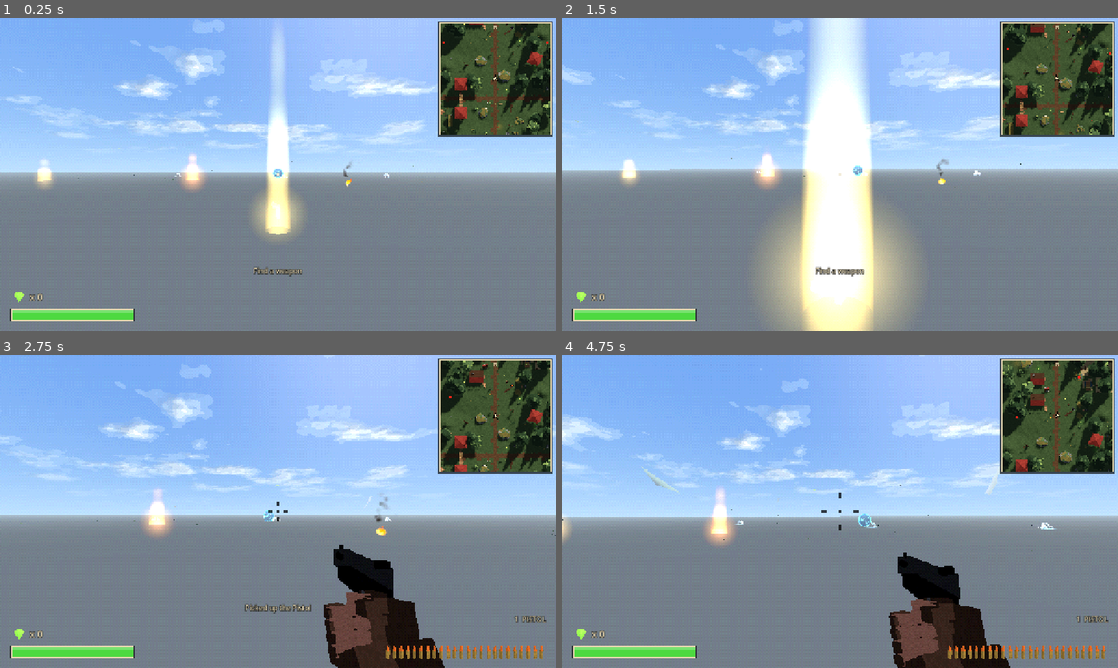
Above: before the commit, frames 1-4 (two rows, left to right).
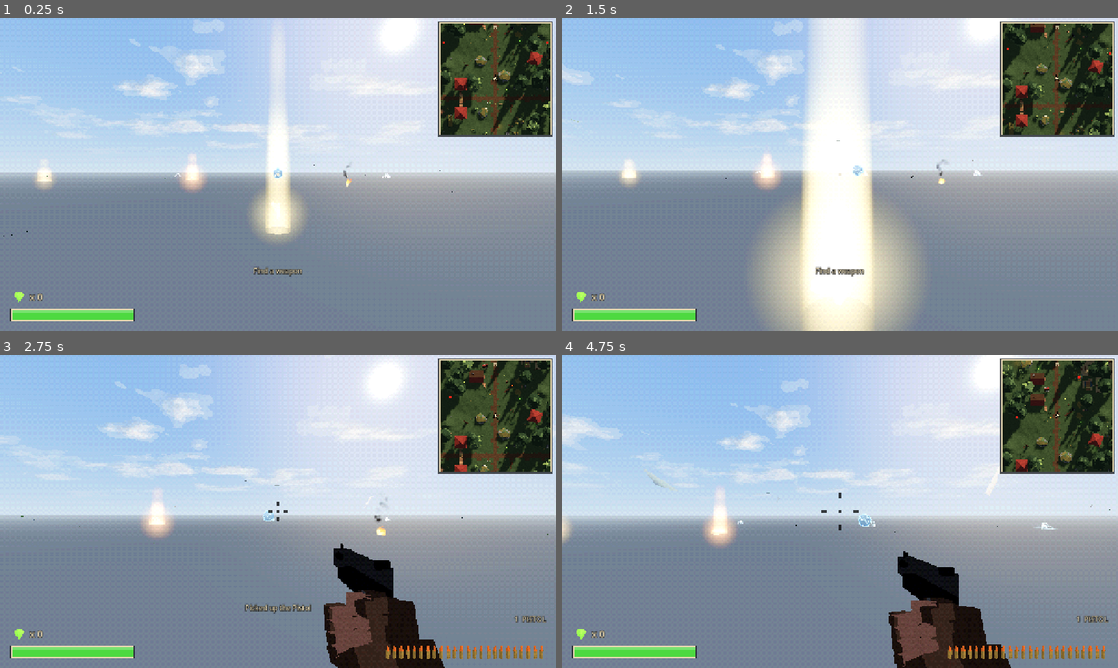
Above: after the commit, the same moments.

Repository: frankhale/opus-fps
Game: Godot game, scene res://scenes/main.tscn
Same seed, same stepped clock (60 frames per second), same inputs: the game is played once before the commit and once after it.
Inputs (mouse positions are in pixels of both pictures, inside the frame that each line leads up to):
- Up to frame 1 (0.25 s): no input
- Up to frame 2 (1.5 s): tap Enter at 0.5 s; move the mouse to (867, 174) at 0.52 s; hold C (crouch) 0.53-1.28 s; hold W (move_forward) from 0.53 s (still down); tap Space (jump) at 0.77 s; move the mouse to (812, 174) at 1.27 s; click (812, 174) at 1.35 s
- Up to frame 3 (2.75 s): keep holding W (move_forward); tap Space (jump) at 1.52 s; move the mouse to (289, 505) at 2.02 s; hold Mouse wheel down (next_weapon) from 2.03 s (still down)
- Up to frame 4 (4.75 s): keep holding W (move_forward); move the mouse to (834, 517) at 2.77 s; release Mouse wheel down (next_weapon) at 2.78 s; tap Mouse wheel up (prev_weapon) at 2.85 s; tap Space (jump) at 3.02, 3.77, 4.52 s; move the mouse to (878, 514) at 3.52 s; hold Shift (sprint) 3.53-4.28 s; move the mouse to (795, 508) at 4.27 s; tap Enter at 4.35 s

The runs differ from the first frame. In frame 1, 42% of the frame differs, in the area x 0-100%, y 0-75%; in frame 2, 39%; in frame 3, 43%, in the area x 0-100%, y 0-100%; in frame 4, 43%.

Commit message:
Make the lighting more dramatic and fix the PS1 render resolution
Lighting: ACES tonemapping instead of linear, a lower, warmer sun, softer
cool fill light, and thinner fog and mist, so sun and shade stay distinct
instead of washing out. SSAO stays off (it crushes shaded faces to black).

Resolution: the render now uses whole physical screen pixels per pixel and
scales the container, since stretch_shrink's whole canvas units put a 1440p
screen at 360 lines instead of the intended 480.

Diff:
--- a/godot/scenes/world.tscn
+++ b/godot/scenes/world.tscn
@@ -23,10 +23,12 @@
 background_mode = 2
 sky = SubResource("Sky_main")
 ambient_light_source = 3
-ambient_light_color = Color(0.6, 0.68, 0.82, 1)
+ambient_light_color = Color(0.55, 0.62, 0.78, 1)
 ambient_light_sky_contribution = 0.4
-ambient_light_energy = 1.0
-tonemap_mode = 0
+ambient_light_energy = 0.8
+tonemap_mode = 3
+tonemap_exposure = 1.2
+tonemap_white = 4.5
 glow_enabled = true
 glow_levels/1 = 1.0
 glow_levels/2 = 0.5
@@ -40,26 +42,26 @@
 glow_hdr_luminance_cap = 1.5
 fog_enabled = true
 fog_mode = 1
-fog_light_color = Color(0.7, 0.78, 0.86, 1)
-fog_sun_scatter = 0.12
+fog_light_color = Color(0.62, 0.7, 0.8, 1)
+fog_sun_scatter = 0.2
 fog_depth_curve = 1.2
-fog_depth_begin = 30.0
+fog_depth_begin = 45.0
 fog_depth_end = 260.0
 fog_sky_affect = 0.25
 volumetric_fog_enabled = true
-volumetric_fog_density = 0.0015
+volumetric_fog_density = 0.001
 volumetric_fog_albedo = Color(0.82, 0.86, 0.9, 1)
 volumetric_fog_anisotropy = 0.25
 volumetric_fog_length = 90.0
-volumetric_fog_ambient_inject = 1.0
+volumetric_fog_ambient_inject = 0.35
 volumetric_fog_sky_affect = 0.4
 adjustment_enabled = true
-adjustment_brightness = 1.1
-adjustment_contrast = 1.05
-adjustment_saturation = 1.1
+adjustment_brightness = 1.0
+adjustment_contrast = 1.1
+adjustment_saturation = 1.15
 
 [sub_resource type="FogMaterial" id="FogMaterial_ground"]
-density = 0.012
+density = 0.007
 albedo = Color(0.82, 0.85, 0.88, 1)
 height_falloff = 0.55
 edge_fade = 0.25
@@ -70,9 +72,9 @@
 environment = SubResource("Environment_world")
 
 [node name="Sun" type="DirectionalLight3D" parent="."]
-transform = Transform3D(-0.8660, -0.3346, 0.3716, 0.0000, 0.7432, 0.6691, -0.5000, 0.5794, -0.6436, 0, 20, 0)
-light_color = Color(1, 0.93, 0.8, 1)
-light_energy = 1.9
+transform = Transform3D(-0.8660, -0.2500, 0.4330, 0.0000, 0.8660, 0.5000, -0.5000, 0.4330, -0.7500, 0, 20, 0)
+light_color = Color(1, 0.88, 0.72, 1)
+light_energy = 2.4
 light_angular_distance = 1.5
 shadow_enabled = true
 shadow_bias = 0.05
--- a/godot/scripts/main.gd
+++ b/godot/scripts/main.gd
@@ -9,8 +9,9 @@
 ## and the model gallery. F12 saves a screenshot to ~/Pictures/<project name>/. Cmd+M
 ## hides or shows the minimap.
 
-## Approximate vertical resolution to render at. The PS1 mostly ran at 240 lines;
-## 480 (its high-res mode) keeps the chunky look but with finer pixels.
+## Approximate vertical resolution to render at, in lines (each pixel a whole number of
+## screen pixels). The PS1 mostly ran at 240 lines; 480 (its high-res mode) keeps the
+## chunky look but with finer pixels.
 @export var target_lines := 480
 ## Replaces the world's level when set (the model gallery runs the game this way).
 @export var level_scene: PackedScene
@@ -41,9 +42,20 @@
 	Input.mouse_mode = Input.MOUSE_MODE_CAPTURED
 
 
+## Renders the world at about target_lines and blows it up to fill the screen. The
+## pixel size is a whole number of physical screen pixels, so every pixel comes out the
+## same size, but the stretch in canvas units can be fractional (with the 720-unit
+## canvas on a 1440p screen, 3 screen pixels is 1.5 units), which stretch_shrink, being
+## whole-number only, can't do; so the container is scaled instead.
 func _apply_resolution() -> void:
-	var height := get_viewport().get_visible_rect().size.y
-	container.stretch_shrink = maxi(1, roundi(height / target_lines)) if _ps1_enabled else 1
+	var visible := get_viewport().get_visible_rect().size
+	var screen_per_unit := float(get_window().size.y) / visible.y
+	var pixel := maxf(1.0, roundf(get_window().size.y / float(target_lines))) if _ps1_enabled else 1.0
+	var scale_units := maxf(pixel / screen_per_unit, 1.0)
+	container.stretch_shrink = 1
+	container.set_anchors_preset(Control.PRESET_TOP_LEFT)
+	container.scale = Vector2.ONE * scale_units
+	container.size = (visible / scale_units).ceil()
 	container.material = _post if _ps1_enabled else null
 
 
Not shown, changed: godot/README.md
